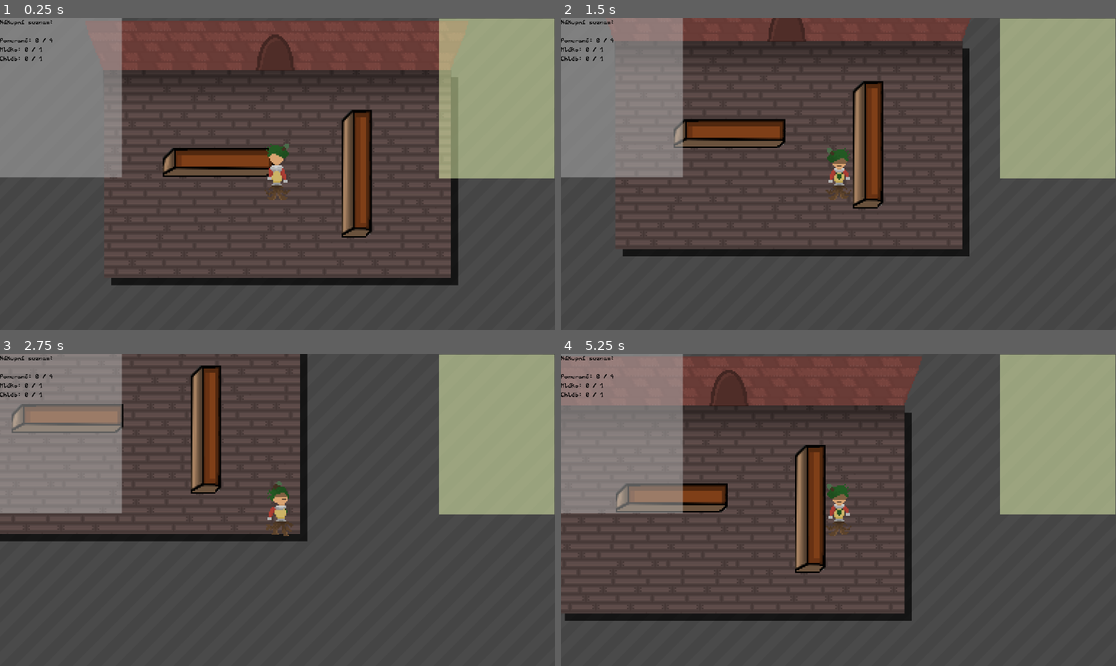
Above: before the commit, frames 1-4 (two rows, left to right).
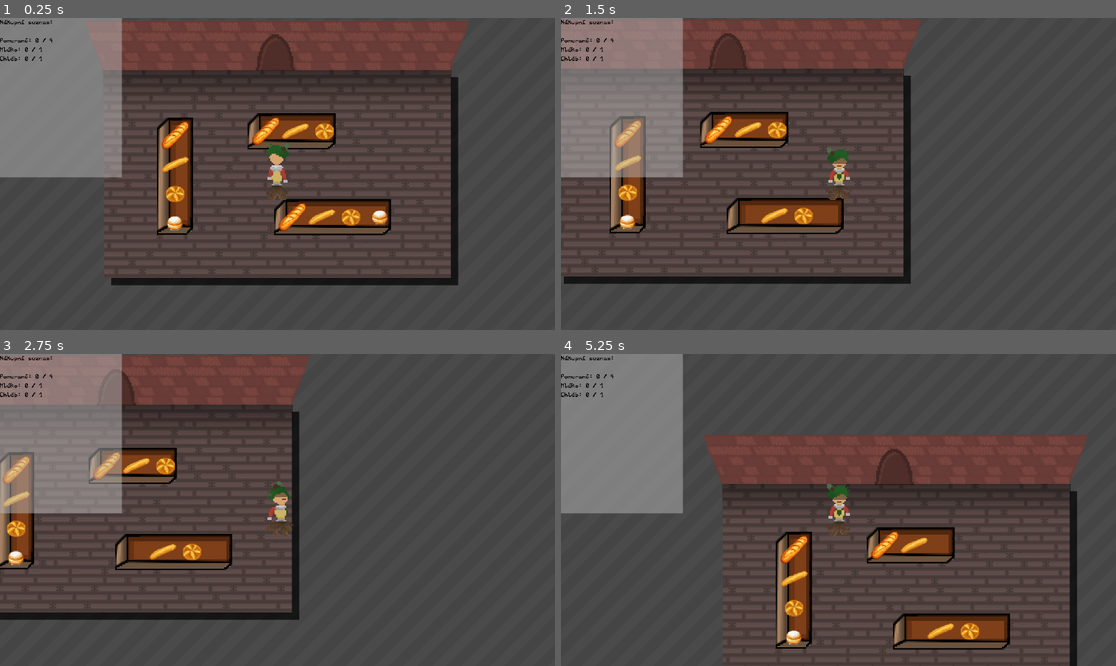
Above: after the commit, the same moments.

Repository: Trigware/Shopping-Madness
Game: Godot game, scene res://Scenes/MainScene.tscn
Two runs of this game, one before a commit and one after it. Both use one fixed random seed, a clock stepped at 60 frames per second and the inputs below.
Inputs:
- Up to frame 1 (0.25 s): no input
- Up to frame 2 (1.5 s): tap Enter (item_pickup, bound only after the commit) at 0.5, 0.6, 1.35 s; hold Right (walk_right) 0.53-1.28 s; hold Down (walk_down) from 1.28 s (still down)
- Up to frame 3 (2.75 s): release Down (walk_down) at 2.03 s; hold Right (walk_right) from 2.03 s (still down); tap Enter (item_pickup, bound only after the commit) at 2.1 s
- Up to frame 4 (5.25 s): release Right (walk_right) at 2.78 s; hold Up (walk_up) 2.78-3.53 s; tap Enter (item_pickup, bound only after the commit) every 0.75 s from 2.85 to 5.1 s; hold Left (walk_left) 3.53-5.03 s; hold Down (walk_down) from 5.03 s (still down)

The runs differ from the first frame. In frame 1, 19% of the frame differs, in the area x 28-100%, y 0-71%; in frame 2, 30%; in frame 3, 27%; in frame 4, 40%, in the area x 0-100%, y 0-100%.

Commit message:
Shelf foods can now be picked up

Diff:
--- a/Scenes/GroceryList.tscn
+++ b/Scenes/GroceryList.tscn
@@ -25,6 +25,7 @@
 label_settings = SubResource("LabelSettings_k8wm2")
 
 [node name="ColorRect2" type="ColorRect" parent="." unique_id=908600574]
+visible = false
 offset_left = 911.0
 offset_top = 1.0
 offset_right = 1151.0
--- a/Scenes/Player.tscn
+++ b/Scenes/Player.tscn
@@ -141,7 +141,7 @@
 [sub_resource type="RectangleShape2D" id="RectangleShape2D_kyqiw"]
 size = Vector2(20, 5.5)
 
-[node name="Player" type="CharacterBody2D" unique_id=1024422057]
+[node name="Player" type="CharacterBody2D" unique_id=1024422057 groups=["Player"]]
 script = ExtResource("1_kyqiw")
 
 [node name="Sprite" type="AnimatedSprite2D" parent="." unique_id=1619851445]
--- a/Scenes/RoomWalls.tscn
+++ b/Scenes/RoomWalls.tscn
@@ -14,6 +14,9 @@
 [sub_resource type="TileSet" id="TileSet_ph4ns"]
 tile_size = Vector2i(24, 34)
 sources/0 = SubResource("TileSetAtlasSource_rawcb")
+
+[sub_resource type="RectangleShape2D" id="RectangleShape2D_ph4ns"]
+size = Vector2(27.5, 36)
 
 [sub_resource type="ShaderMaterial" id="ShaderMaterial_1022v"]
 shader = ExtResource("5_ph4ns")
@@ -40,6 +43,13 @@
 position = Vector2(0, 5)
 texture = ExtResource("4_rawcb")
 
+[node name="Enterance Area" type="Area2D" parent="UpperWall/Enterance" unique_id=1828068843]
+position = Vector2(0, -5)
+
+[node name="Collider" type="CollisionShape2D" parent="UpperWall/Enterance/Enterance Area" unique_id=1859687448]
+position = Vector2(0.25, 8)
+shape = SubResource("RectangleShape2D_ph4ns")
+
 [node name="WallShadow" type="ColorRect" parent="UpperWall" unique_id=134904314]
 material = SubResource("ShaderMaterial_1022v")
 offset_left = 6.0
--- a/Scenes/Shelf.tscn
+++ b/Scenes/Shelf.tscn
@@ -10,7 +10,7 @@
 script = ExtResource("1_x3wpo")
 
 [node name="Texture" type="NinePatchRect" parent="." unique_id=1353592985]
-offset_right = 32.0
+offset_right = 21.0
 offset_bottom = 86.0
 texture = ExtResource("2_ciy52")
 patch_margin_left = 17
@@ -22,3 +22,6 @@
 
 [node name="Collider" type="CollisionShape2D" parent="Bounding Area" unique_id=1212278511]
 shape = SubResource("RectangleShape2D_ciy52")
+
+[node name="Items" type="Node2D" parent="." unique_id=2056567881]
+position = Vector2(15, 15)
--- /dev/null
+++ b/Scenes/ShelfItem.tscn
@@ -0,0 +1,18 @@
+[gd_scene format=3 uid="uid://bsfoe4t18hntd"]
+
+[ext_resource type="Texture2D" uid="uid://b4wamv5yrs8fm" path="res://Textures/PastrySpritesheet.png" id="1_3n6s1"]
+[ext_resource type="Script" uid="uid://fvuq8ctp76ro" path="res://Scripts/ShelfItem.gd" id="1_7mqlc"]
+
+[sub_resource type="RectangleShape2D" id="RectangleShape2D_3n6s1"]
+size = Vector2(45, 45)
+
+[node name="ShelfItem" type="Area2D" unique_id=359838478]
+script = ExtResource("1_7mqlc")
+
+[node name="Collider" type="CollisionShape2D" parent="." unique_id=1867492963]
+shape = SubResource("RectangleShape2D_3n6s1")
+debug_color = Color(0, 0.7, 0.15166669, 0.41960785)
+
+[node name="Texture" type="Sprite2D" parent="." unique_id=1173660692]
+texture = ExtResource("1_3n6s1")
+hframes = 5
--- a/Scripts/Inventory.gd
+++ b/Scripts/Inventory.gd
@@ -4,6 +4,7 @@
 signal inv_update
 
 enum ItemType {
+	None,
 	Orange,
 	Pear,
 	Apple,
@@ -24,16 +25,20 @@
 	Brocoli,
 	Pepper,
 	Lentils,
-	Tuna,
-	Salmon,
+	Tuna, Salmon,
 	Spaghetti,
-	Doughnut,
-	Bun,
-	Baguette,
-	Croissant,
-	Roll,
-	Bread,
+
+	Doughnut, Bun, Baguette, Croissant, Roll, Bread,
 	Banana
+}
+
+enum RoomType {
+	None, Pastry, Meat, Fruits, Dairy
+}
+
+const available_foods_in_room_map: Dictionary[RoomType, Array] = {
+	RoomType.Pastry: [ItemType.Baguette, ItemType.Roll, ItemType.Bun, ItemType.Doughnut, ItemType.Croissant],
+	RoomType.Meat: []
 }
 
 const itemToNameMap: Dictionary = {
--- a/Scripts/ItemRoom.gd
+++ b/Scripts/ItemRoom.gd
@@ -3,6 +3,7 @@
 
 const default_room_size: Vector2 = Vector2(10, 6)
 const last_texture_coordinate: Vector2i = Vector2i(1, 1)
+var current_room_type: Inventory.RoomType = Inventory.RoomType.Pastry
 
 @onready var room_floor = $Floor
 @onready var background_diagonals: TiledDiagonals = $Background
--- a/Scripts/RoomWalls.gd
+++ b/Scripts/RoomWalls.gd
@@ -8,11 +8,15 @@
 @onready var center_wall = $UpperWall/CenterWall
 @onready var upper_wall_enterance = $UpperWall/Enterance
 @onready var wall_shadow = $UpperWall/WallShadow
+@onready var enterance_area: Area2D = $"UpperWall/Enterance/Enterance Area"
 
 var room_size: Vector2 = Vector2.ZERO
 const edge_wall_size: Vector2 = Vector2(13, 34)
 const tile_size: int = 24
 const enterance_offset: int = 5
+
+func _ready():
+	enterance_area.body_entered.connect(body_entered_to_enterance)
 
 func create_wall(set_room_size: Vector2):
 	room_size = set_room_size
@@ -27,3 +31,7 @@
 	right_edge.position.x = tile_size * room_size.x + edge_wall_size.x - 1
 	upper_wall_enterance.position.x = tile_size * room_size.x / 2 + enterance_offset
 	wall_shadow.size.x = tile_size * room_size.x + 1
+
+func body_entered_to_enterance(body: Node2D):
+	if not body.is_in_group("Player"): return
+	print("!!!")
--- a/Scripts/Shelf.gd
+++ b/Scripts/Shelf.gd
@@ -3,9 +3,15 @@
 
 @onready var shelf_texture: NinePatchRect = $Texture
 @onready var bounding_area: CollisionShape2D = $"Bounding Area/Collider"
+@onready var items_root: Node2D = $Items
 
 var shelf_size: Vector2 = Vector2.ZERO
 var shelf_position: Vector2 = Vector2.ZERO
+var shelf_room_type: Inventory.RoomType = Inventory.RoomType.None
+var items_count_on_shelves: int = 0
+var is_horizonzal: bool = false
+
+const shelf_item_scale: float = 0.45
 
 func _ready():
 	shelf_texture.size = shelf_size
@@ -14,3 +20,23 @@
 	bounding_area.shape = collider_shape
 	bounding_area.position = shelf_size / 2
 	position = shelf_position
+	add_shelf_items()
+
+func add_shelf_items():
+	var current_position: Vector2 = Vector2.ZERO
+	var available_items: Array = Inventory.available_foods_in_room_map[shelf_room_type]
+	var index_offset: int = randi_range(0, available_items.size() - 1)
+
+	for i in range(items_count_on_shelves):
+		var shelf_item: ShelfItem = UID.SCN_SHELF_ITEM.instantiate()
+		shelf_item.scale = Vector2.ONE * shelf_item_scale
+		shelf_item.position = current_position
+		shelf_item.available_items_in_shelf = available_items
+		shelf_item.item_index = i
+		shelf_item.index_offset = index_offset
+		shelf_item.is_horizontal_shelf = is_horizonzal
+
+		var current_direction: Vector2 = Vector2.RIGHT if is_horizonzal else Vector2.DOWN
+		var true_food_tile_size: float = ShelfGenerator.food_tile_size * shelf_item_scale
+		current_position += true_food_tile_size * current_direction
+		items_root.add_child(shelf_item)
--- a/Scripts/ShelfGenerator.gd
+++ b/Scripts/ShelfGenerator.gd
@@ -3,18 +3,22 @@
 
 @export var current_room: Room
 
-const shelf_smaller_size: float = 20
-const shelf_length_range: Vector2 = Vector2(60, 90)
+const shelf_smaller_size: float = 25
+const shelf_length_range: Vector2 = Vector2(3, 4)
 var placed_shelves_rect_arr: Array[Rect2] = []
 
 func _ready():
 	generate_shelves()
 
-func add_shelf(shelf_size: Vector2, shelf_pos: Vector2):
+func add_shelf(shelf_size: Vector2, shelf_pos: Vector2, items_in_shelf: int, is_horizontal: bool):
 	var added_shelf: Shelf = UID.SCN_SHELF.instantiate()
 	added_shelf.shelf_position = shelf_pos
 	added_shelf.shelf_size = shelf_size
+	added_shelf.shelf_room_type = current_room.current_room_type
+	added_shelf.items_count_on_shelves = items_in_shelf
+	added_shelf.is_horizonzal = is_horizontal
 	add_child(added_shelf)
+	added_shelf.items_root.position = Vector2.ONE * shelf_smaller_size / 2.0
 
 	var shelf_as_rect: Rect2
 	shelf_as_rect.size = shelf_size
@@ -24,6 +28,7 @@
 const generation_padding_size: float = 0.2
 const max_generation_count: int = 300
 const maximum_generated_shelves: int = 4
+const food_tile_size: int = 45
 
 func generate_shelves():
 	var room_size_pixels: Vector2 = current_room.default_room_size * current_room.tile_size
@@ -32,7 +37,8 @@
 	var generated_shelf_count: int = 0
 
 	for i in range(max_generation_count):
-		var shelf_length: float = randf_range(shelf_length_range.x, shelf_length_range.y)
+		var items_in_shelf_count: int = randi_range(shelf_length_range.x, shelf_length_range.y)
+		var shelf_length: float = food_tile_size * Shelf.shelf_item_scale * items_in_shelf_count
 		var is_shelf_horizontal: bool = randf_range(0, 1) < 0.5
 		var shelf_size: Vector2 = Vector2(shelf_smaller_size, shelf_length)
 		if is_shelf_horizontal: shelf_size = Vector2(shelf_size.y, shelf_size.x)
@@ -45,7 +51,7 @@
 		var is_valid: bool = is_generated_shelf_valid(generated_position, shelf_size)
 		if not is_valid: continue
 
-		add_shelf(shelf_size, generated_position)
+		add_shelf(shelf_size, generated_position, items_in_shelf_count, is_shelf_horizontal)
 		generated_shelf_count += 1
 		if generated_shelf_count >= maximum_generated_shelves: break
 
--- /dev/null
+++ b/Scripts/ShelfItem.gd
@@ -0,0 +1,41 @@
+class_name ShelfItem
+extends Area2D
+
+@onready var texture: Sprite2D = $Texture
+@onready var collider: CollisionShape2D = $Collider
+
+var available_items_in_shelf: Array = []
+var is_horizontal_shelf: bool = false
+var item_index: int = 0
+var index_offset: int = 0
+var item_type: Inventory.ItemType = Inventory.ItemType.None
+
+const collider_scale_multiplier: float = 3
+const smaller_axis_collider_multiplier: float = 0.75
+
+func _ready():
+	var current_tile_x: int = (item_index + index_offset) % (available_items_in_shelf.size() - 1)
+	texture.frame_coords.x = current_tile_x
+	item_type = available_items_in_shelf[current_tile_x]
+
+	var shape_axis_index: int = 1 if is_horizontal_shelf else 0
+	var opposite_axis_index: int = 0 if is_horizontal_shelf else 1
+	collider.scale[shape_axis_index] *= collider_scale_multiplier
+	collider.scale[opposite_axis_index] *= smaller_axis_collider_multiplier
+
+func _process(delta: float):
+	var is_picking_up: bool = Input.is_action_just_pressed("item_pickup")
+	if not is_picking_up: return
+	handle_pickup()
+
+func handle_pickup():
+	var bodies_in_area: Array = get_overlapping_bodies()
+	var does_player_overlap: bool = false
+	for body: Node in bodies_in_area:
+		var is_player: bool = body.is_in_group("Player")
+		if is_player: does_player_overlap = true; break
+	if not does_player_overlap: return
+
+	print(Inventory.ItemType.find_key(item_type))
+	Inventory.add_item(item_type, 1)
+	queue_free()
--- a/Scripts/UID.gd
+++ b/Scripts/UID.gd
@@ -1,3 +1,4 @@
 extends Node
 
 const SCN_SHELF = preload("uid://djyxjel01iarv")
+const SCN_SHELF_ITEM = preload("uid://bsfoe4t18hntd")
--- a/project.godot
+++ b/project.godot
@@ -13,11 +13,16 @@
 config/name="Shopping Madness"
 run/main_scene="uid://ddi6cw6wifooj"
 config/features=PackedStringArray("4.6", "Forward Plus")
+<<<<<<<HEADconfig/features=PackedStringArray("4.6", "Forward Plus")
 
 [autoload]
 
 Inventory="*uid://bv8dcqpna861p"
 UID="*uid://bsf2nb5y3eavy"
+
+[global_group]
+
+Player=""
 
 [input]
 
@@ -45,6 +50,12 @@
 , Object(InputEventKey,"resource_local_to_scene":false,"resource_name":"","device":-1,"window_id":0,"alt_pressed":false …(183 unchanged characters)…
 ]
 }
+item_pickup={
+"deadzone": 0.2,
+"events": [Object(InputEventKey,"resource_local_to_scene":false,"resource_name":"","device":-1,"window_id":0,"alt_pressed":false,"shift_pressed":false,"ctrl_pressed":false,"meta_pressed":false,"pressed":false,"keycode":0,"physical_keycode":4194309,"key_label":0,"unicode":0,"location":0,"echo":false,"script":null)
+, Object(InputEventKey,"resource_local_to_scene":false,"resource_name":"","device":0,"window_id":0,"alt_pressed":false,"shift_pressed":false,"ctrl_pressed":false,"meta_pressed":false,"pressed":false,"keycode":0,"physical_keycode":90,"key_label":0,"unicode":0,"location":0,"echo":false,"script":null)
+]
+}
 
 [physics]
 
Not shown, added: Scripts/ShelfItem.gd.uid
Binary file added: Textures/PastrySpritesheet.png
Not shown, added: Textures/PastrySpritesheet.png.import
Not shown, added: Scenes/Shelf.tscn10121069711.tmp
Not shown, added: Scenes/Shelf.tscn10128778755.tmp
Not shown, added: Scenes/Shelf.tscn10198212231.tmp
Not shown, added: Scenes/Shelf.tscn10248722695.tmp
Not shown, added: Scenes/Shelf.tscn10275864708.tmp
